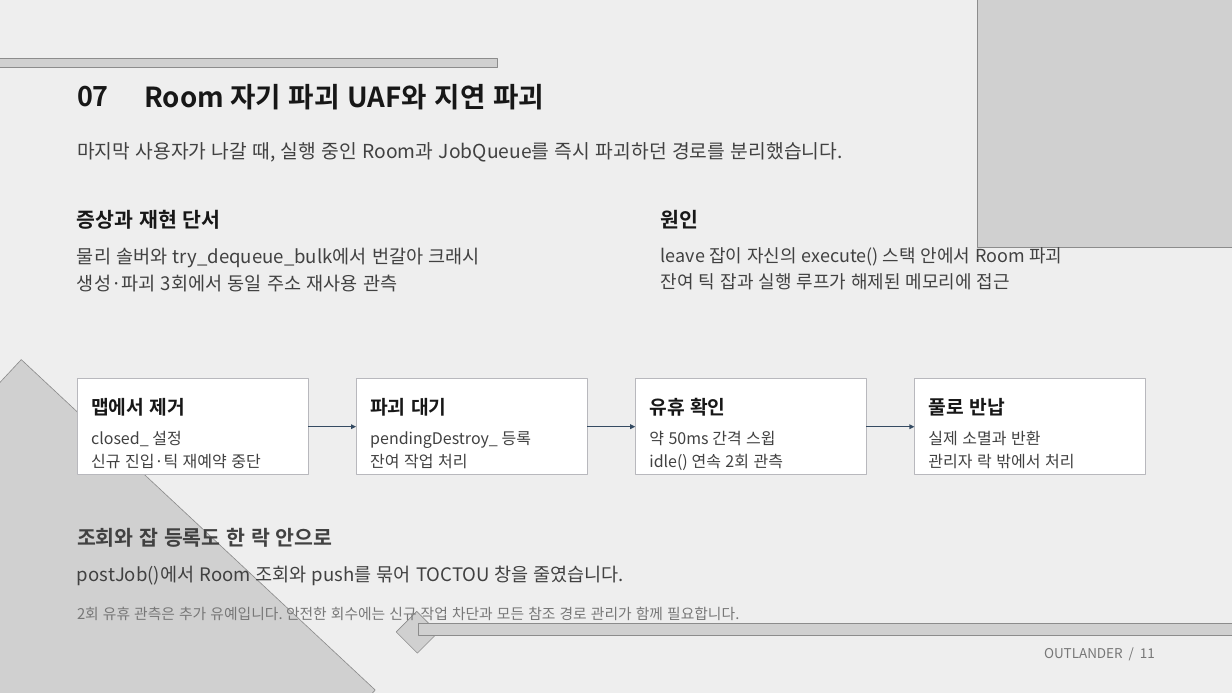
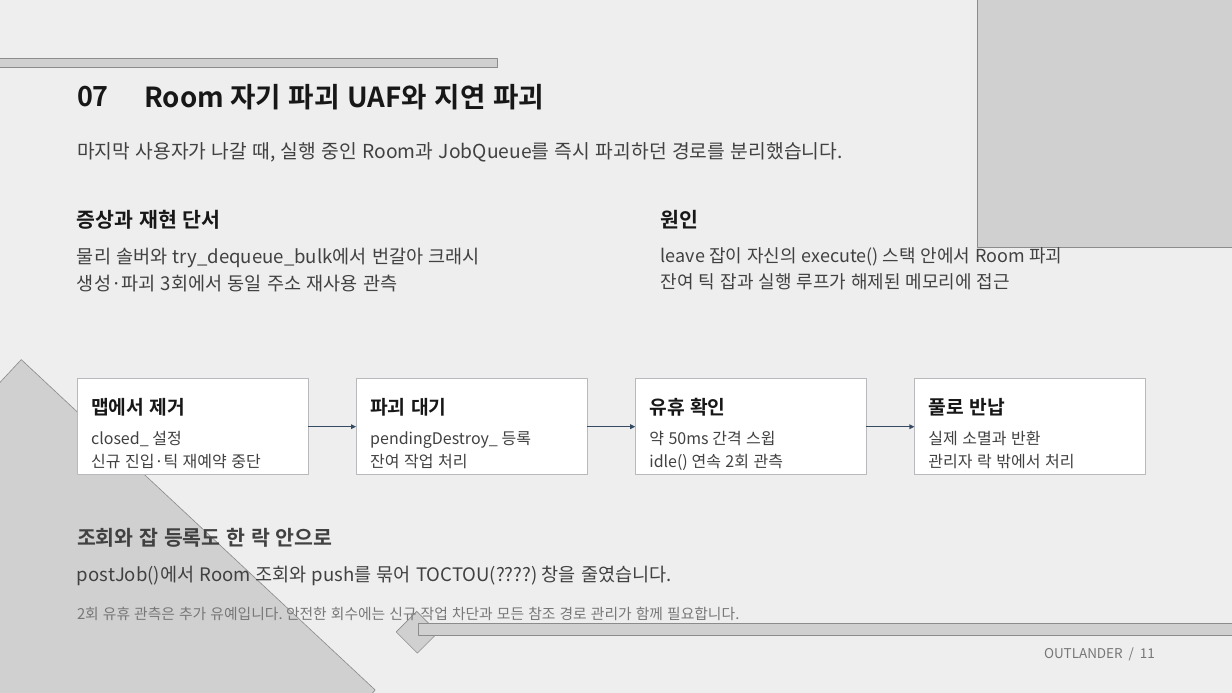
Before and after one commit to Woon-2/Project-W, a slide deck: slide 11 of 포트폴리오/우상훈_게임서버_포트폴리오.pptx. Drawn at 1232x693 pixels with LibreOffice and Linux fonts; fonts in the diff are those of the drawing; grey boxes stand for pictures; background and template pictures are left out. Boxes give left, top, right and bottom in pixels: in the first picture for what was removed or moved away, otherwise in the second. Text is boxed around its words. In the diff, an @@ line names an element or a change of style, - is before the commit and + after.

```diff
--- a/포트폴리오/우상훈_게임서버_포트폴리오.pptx
+++ b/포트폴리오/우상훈_게임서버_포트폴리오.pptx
@@ text at (x1=77, y1=562, x2=672, y2=587): text changed @@
-postJob()에서 Room 조회와 push를 묶어 TOCTOU 창을 줄였습니다.
+postJob()에서 Room 조회와 push를 묶어 TOCTOU(????) 창을 줄였습니다.
```
Also in this commit, not shown: 1 other slide changed, 1 other file.
